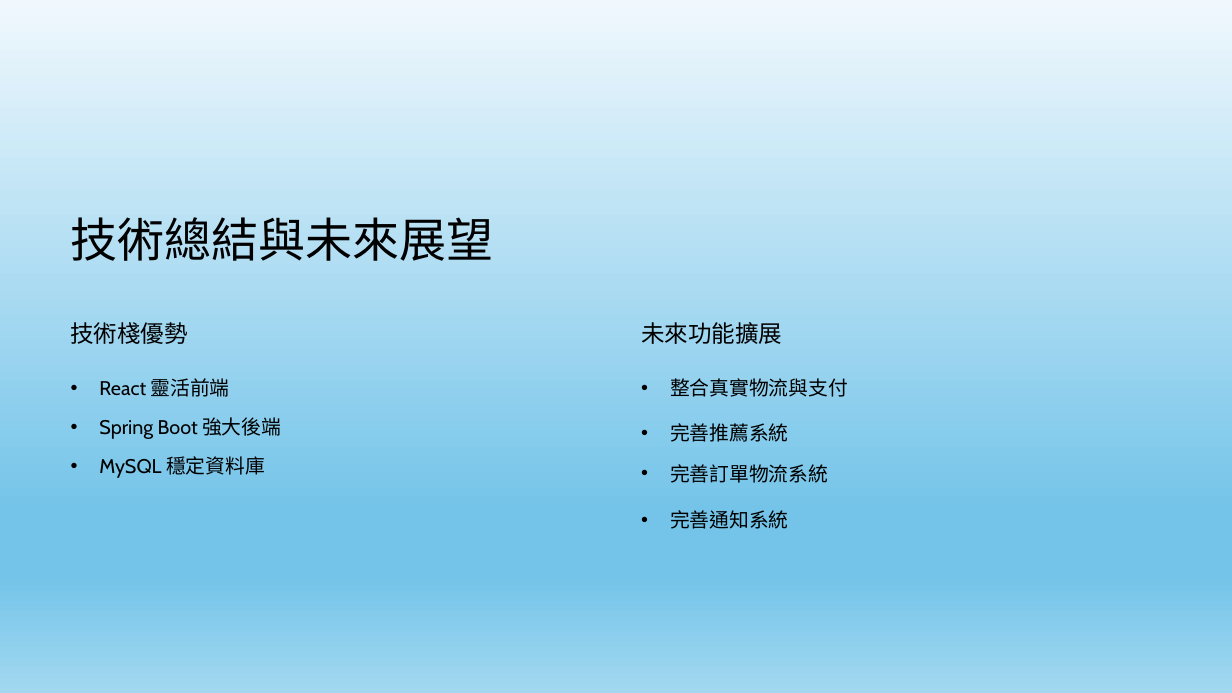
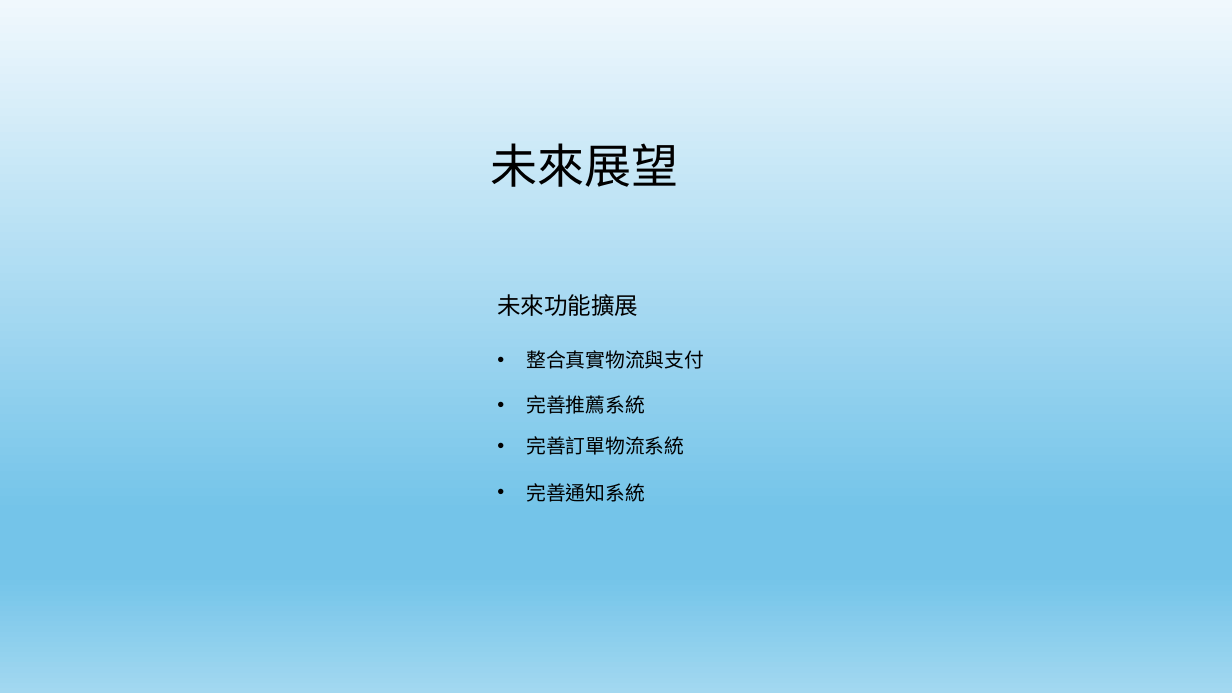
Before and after one commit to Balabababala/shoppingProject, a slide deck: slide 20 of 說明用工具/張允豪 購物網站 專題 ver.0.5.pptx. Drawn at 1232x693 pixels with LibreOffice and Linux fonts; fonts in the diff are those of the drawing. Boxes give left, top, right and bottom in pixels: in the first picture for what was removed or moved away, otherwise in the second. Text is boxed around its words. In the diff, an @@ line names an element or a change of style, - is before the commit and + after.

```diff
--- a/說明用工具/張允豪 購物網站 專題 ver.0.5.pptx
+++ b/說明用工具/張允豪 購物網站 專題 ver.0.5.pptx
@@ text at bbox=[491, 143, 679, 187]: text changed @@
-技術總結與未來展望
+未來展望
@@ text "未來功能擴展": place and size @@
-text "未來功能擴展" at bbox=[641, 322, 782, 344]
+text "未來功能擴展" at bbox=[497, 294, 638, 316]
@@ text removed at bbox=[71, 322, 188, 344] @@
-技術棧優勢
@@ text "整合真實物流與支付": place and size @@
-text "整合真實物流與支付" at bbox=[670, 378, 848, 397]
+text "整合真實物流與支付" at bbox=[526, 350, 704, 369]
@@ text removed at bbox=[99, 378, 230, 397] @@
-• React 靈活前端
@@ text removed at bbox=[99, 417, 281, 439] @@
-• Spring Boot 強大後端
@@ 3 texts: place and size @@
-3 texts at bbox=[670, 423, 828, 529]
+3 texts at bbox=[526, 395, 684, 502]
@@ text removed at bbox=[99, 456, 265, 478] @@
-• MySQL 穩定資料庫
```
Also in this commit, not shown: 1 slide added, 2 other files.
